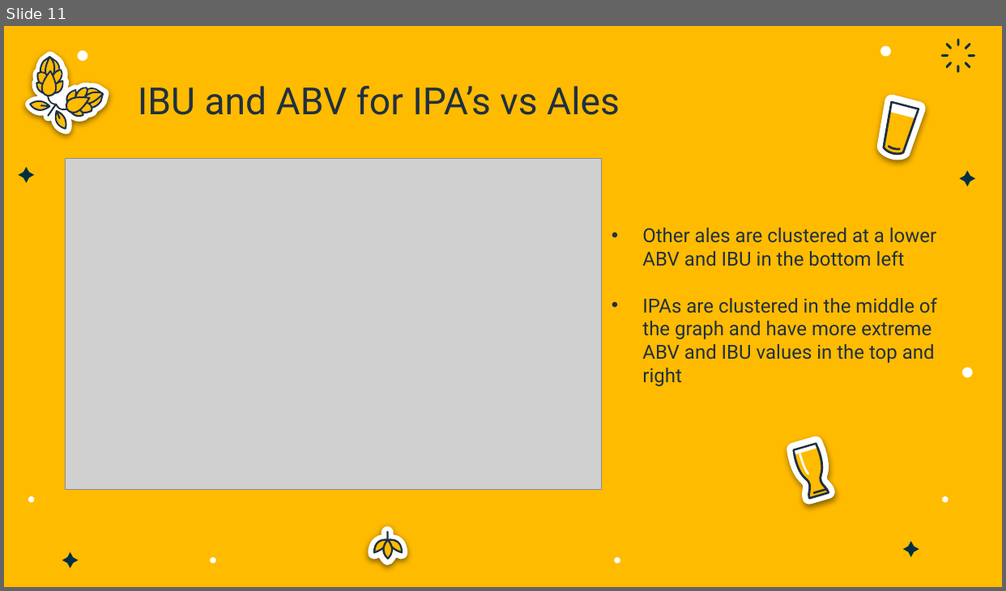
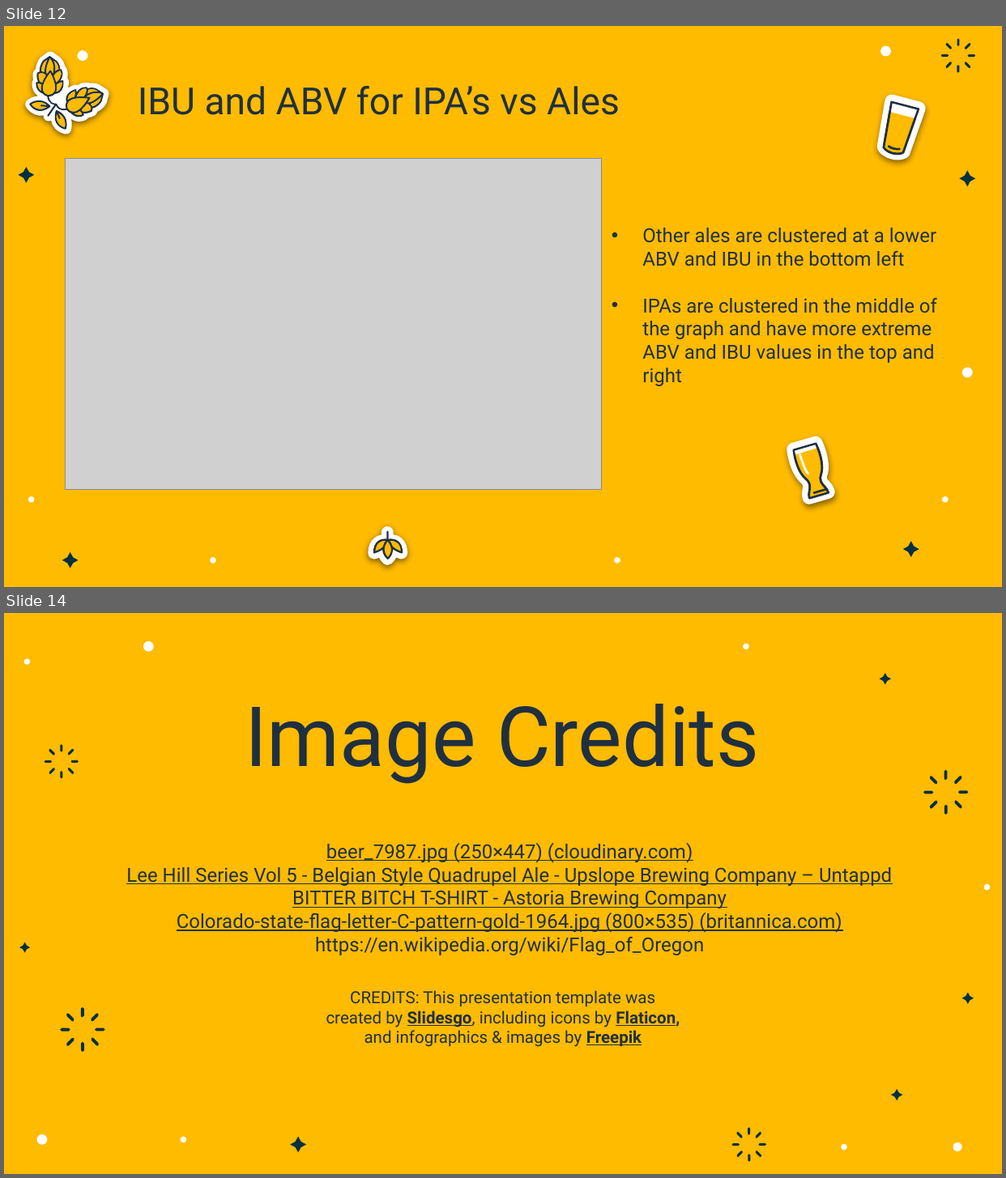
Before and after one commit to DotSumWedge/BreweryAnalysis, a slide deck: BeerAnalysisPresentation.pptx. Shown one above the other, each under a label of ours: slide 11 before the commit, slides 12 and 14 after it; the slides between them are not shown. The pictures are 1006x591 and 1006x1178 pixels, drawn with LibreOffice and Linux fonts; fonts in the diff are those of the drawing; grey boxes stand for pictures. Boxes give left, top, right and bottom in pixels: in the first picture for what was removed or moved away, otherwise in the second. Text is boxed around its words. In the diff, an @@ line names an element or a change of style, - is before the commit and + after.

Commit message:
Added most average beer slide and credit slide

```diff
--- a/BeerAnalysisPresentation.pptx
+++ b/BeerAnalysisPresentation.pptx
@@ slide 14 added at <box>4,613,1002,1174</box>, background #FFBB00 @@
@@ ellipse added at <box>24,659,30,665</box>, fill #FFFFFF @@
@@ ellipse added at <box>143,641,154,651</box>, fill #FFFFFF @@
@@ ellipse added at <box>743,643,748,649</box>, fill #FFFFFF @@
@@ freeform shape added at <box>879,673,891,685</box>, fill #003043 @@
@@ title added at <box>245,704,759,784</box>, 60 pt, text #203040 @@
+Image Credits
@@ group added at <box>44,745,79,779</box>: 8 freeform shapes @@
@@ group added at <box>923,769,968,815</box>: 8 freeform shapes @@
@@ subtitle added at <box>126,843,892,956</box>, 14 pt, text #203040, underline @@
+beer_7987.jpg (250×447) (cloudinary.com)
+Lee Hill Series Vol 5 - Belgian Style Quadrupel Ale - Upslope Brewing Company – Untappd
+BITTER BITCH T-SHIRT - Astoria Brewing Company
+Colorado-state-flag-letter-C-pattern-gold-1964.jpg (800×535) (britannica.com)
+https://en.wikipedia.org/wiki/Flag_of_Oregon
@@ ellipse added at <box>984,884,990,890</box>, fill #FFFFFF @@
@@ freeform shape added at <box>20,943,31,953</box>, fill #003043 @@
@@ text added at <box>326,990,680,1047</box>, 12 pt, text #203040 @@
+CREDITS: This presentation template was created by Slidesgo, including icons by Flaticon, and infographics & images by Freepik
@@ freeform shape added at <box>962,992,974,1004</box>, fill #003043 @@
@@ group added at <box>60,1007,104,1052</box>: 8 freeform shapes @@
@@ freeform shape added at <box>891,1089,903,1101</box>, fill #003043 @@
@@ ellipse added at <box>37,1135,47,1145</box>, fill #FFFFFF @@
@@ ellipse added at <box>181,1137,186,1143</box>, fill #FFFFFF @@
@@ freeform shape added at <box>291,1137,306,1153</box>, fill #003043 @@
@@ group added at <box>731,1128,766,1162</box>: 8 freeform shapes @@
@@ ellipse added at <box>842,1144,847,1150</box>, fill #FFFFFF @@
@@ ellipse added at <box>953,1143,962,1152</box>, fill #FFFFFF @@
@@ what was slide 11 is now slide 12 @@
```
Also in this commit, not shown: 1 other slide added, 1 slide removed.
